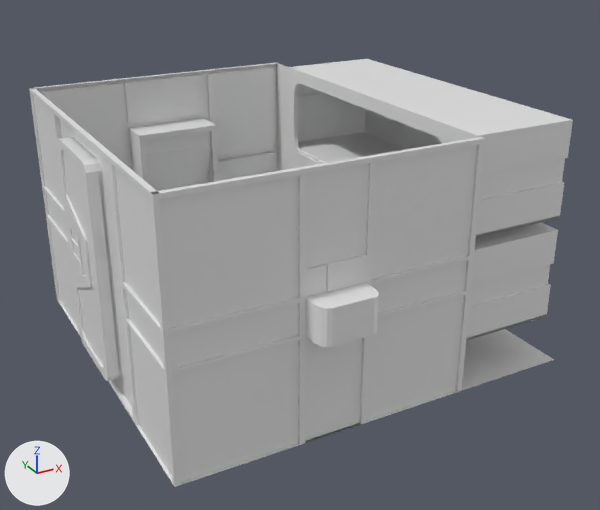
The Blender file BlenderSource/MonitorQuarters.blend as it was, and as the next commit left it.
Both versions are drawn from a 50 mm camera at (-8.2, -25.6, 15.7) aimed at (5.1, -1.5, 3.7). Arrows for +X, +Y and +Z are at lower left; the lights stay in place.
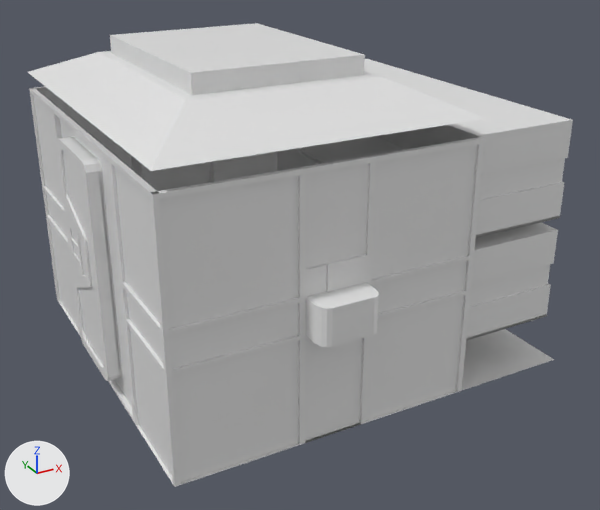
What differs and where, as boxes [x1, y1, x2, y2] in the pictures (600 x 510 px):
'Cube', reshaped (8% taller)
    before: [29, 59, 573, 487]
    after: [28, 23, 573, 487]
part 1 of me_cube, added
    after: [28, 23, 486, 171]

Diff of the bpy script that builds the scene:
```diff
--- a/BlenderSource/MonitorQuarters.blend.py
+++ b/BlenderSource/MonitorQuarters.blend.py
@@ me_cube @@
 # used by ob_cube; location = (0.0, 0.0, 0.0)
-me_cube.from_pydata(...)  # 1948 vertices, 1314 faces; spans x -2.4..12.7, y -7.9..6.7, z 0.0..8.9
+me_cube.from_pydata(...)  # 1992 vertices, 1347 faces; spans x -2.4..12.7, y -7.9..6.7, z 0.0..11.1
+# me_cube part 1: a new loose piece of 44 vertices spanning x -2.0..8.4, y -7.0..6.7, z 9.5..11.1, in mat_material (white #e7e7e7)
 me_cube.materials.append(mat_material)
```
